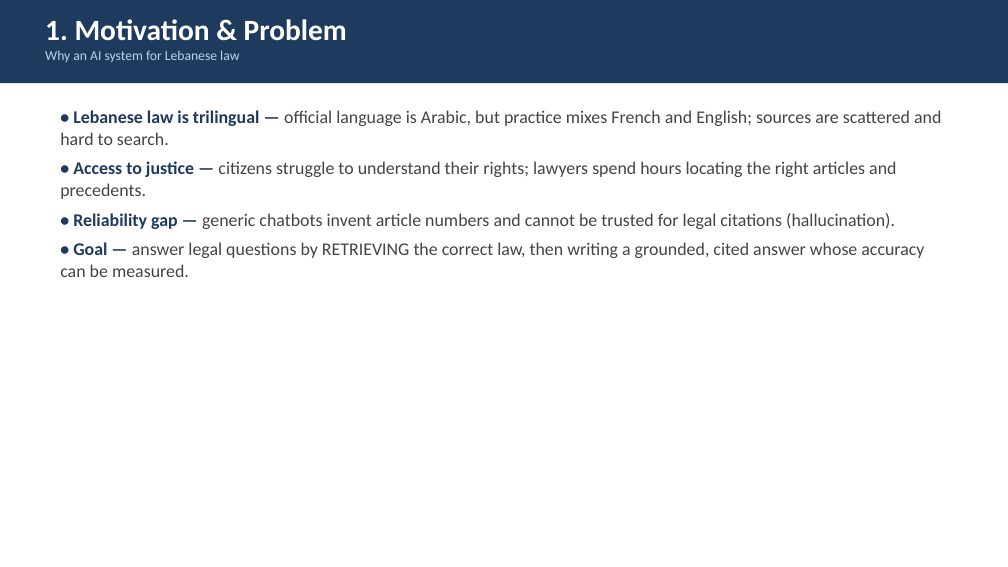
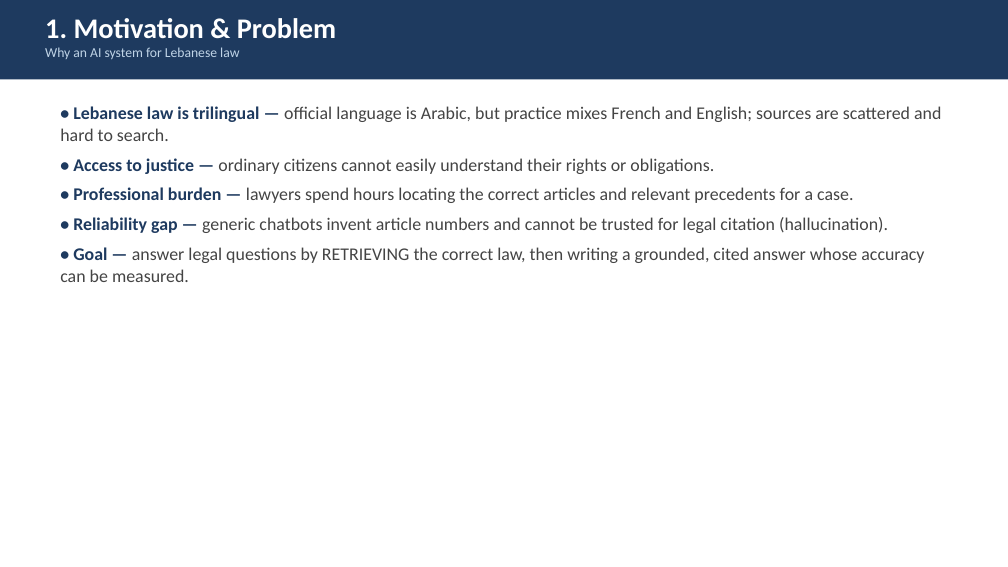
Before and after one commit to MohamadELOssman/legal_ai_agent, a slide deck: slide 2 of Legal_AI_Academic_Presentation.pptx. Drawn at 1008x567 pixels with LibreOffice and Linux fonts; fonts in the diff are those of the drawing. Boxes give left, top, right and bottom in pixels: in the first picture for what was removed or moved away, otherwise in the second. Text is boxed around its words. In the diff, an @@ line names an element or a change of style, - is before the commit and + after.

```diff
--- a/Legal_AI_Academic_Presentation.pptx
+++ b/Legal_AI_Academic_Presentation.pptx
@@ rectangle: place and size @@
-rectangle at (0,0,1008,83)
+rectangle at (0,0,1008,79)
@@ text at (45,18,337,39): size 28 to 27 pt in "1. Motivation & Problem" @@
@@ text at (73,158,888,233): text changed @@
-• Access to justice — citizens struggle to understand their rights; lawyers spend hours locating the right articles and precedents.
-• Reliability gap — generic chatbots invent article numbers and cannot be trusted for legal citations (hallucination).
+• Access to justice — ordinary citizens cannot easily understand their rights or obligations.
+• Professional burden — lawyers spend hours locating the correct articles and relevant precedents for a case.
+• Reliability gap — generic chatbots invent article numbers and cannot be trusted for legal citation (hallucination).
```
Also in this commit, not shown: 19 other slides changed, 6 slides added, 1 slide removed, 1 other file.
